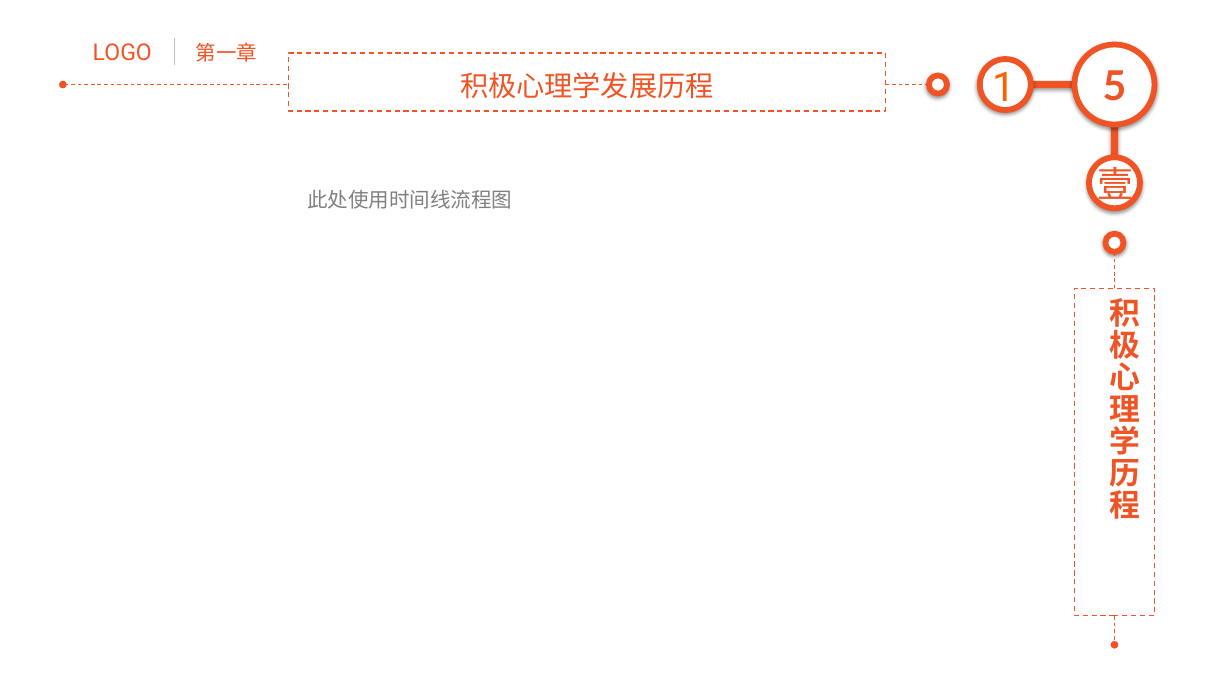
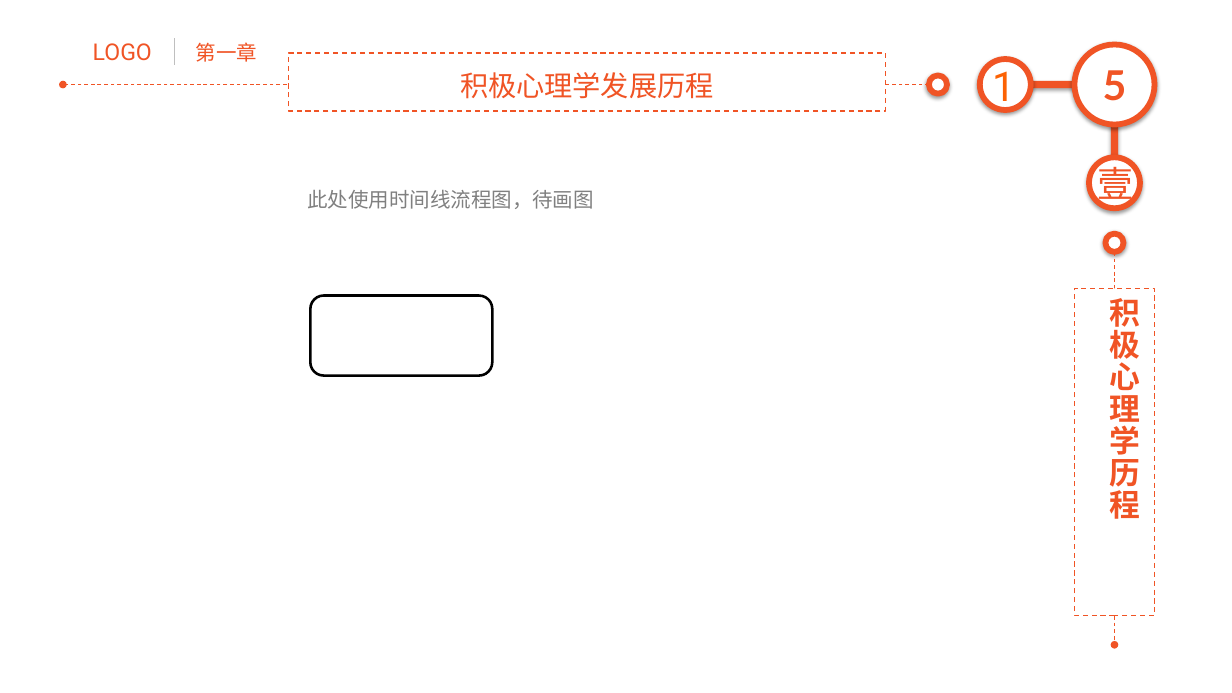
Before and after one commit to junstudys/positive-psychology, a slide deck: slide 5 of 积极心理学探索.pptx. Drawn at 1232x693 pixels with LibreOffice and Linux fonts; fonts in the diff are those of the drawing. Boxes give left, top, right and bottom in pixels: in the first picture for what was removed or moved away, otherwise in the second. Text is boxed around its words. In the diff, an @@ line names an element or a change of style, - is before the commit and + after.

```diff
--- a/积极心理学探索.pptx
+++ b/积极心理学探索.pptx
@@ text at (x1=307, y1=190, x2=593, y2=209): text changed @@
-此处使用时间线流程图
+此处使用时间线流程图，待画图
@@ rounded rectangle added at (x1=311, y1=296, x2=493, y2=376), outline #000000 2 pt @@
```
Also in this commit, not shown: 8 other slides changed, 3 slides added, 5 slides removed, 8 other files.
